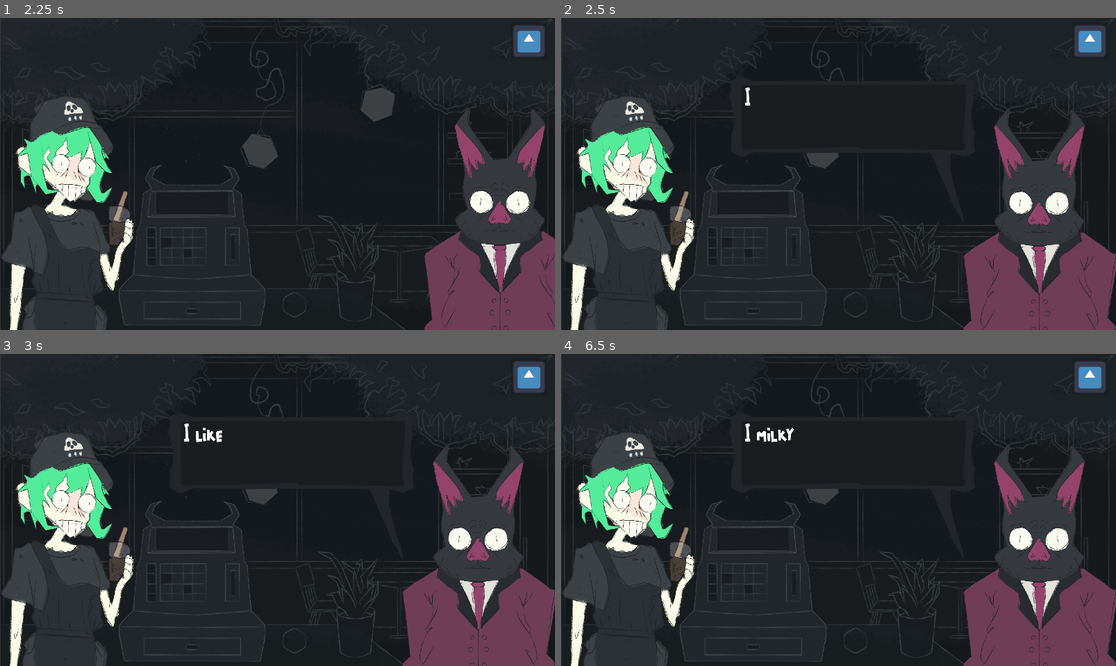
Above: before the commit, frames 1-4 (two rows, left to right).
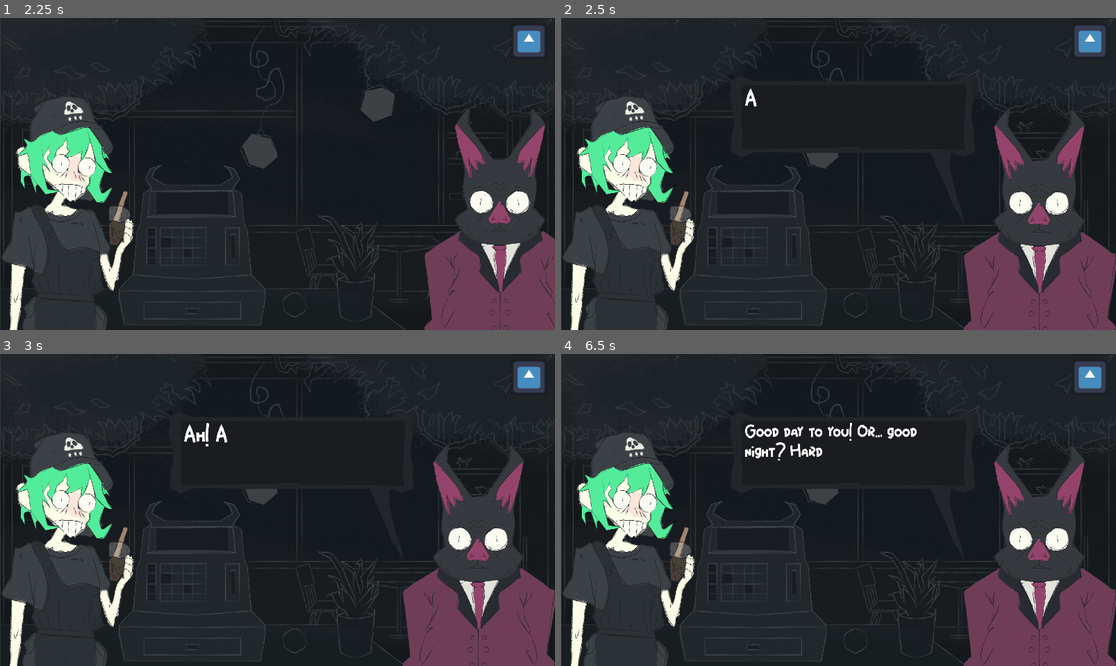
Above: after the commit, the same moments.

Repository: Login1990/BobbleTeam
Game: Godot game, scene res://Screens/main_screen.tscn
Two runs of this game, one before a commit and one after it. Both use one fixed random seed, a clock stepped at 60 frames per second and the inputs below. The engine's default icon, where the game draws it, is replaced by a stand-in: a white triangle on a blue panel in a dark square. Sound files missing from this copy of the repository are replaced by a short silence.
Inputs (mouse positions are in pixels of both pictures, inside the frame that each line leads up to):
- Up to frame 1 (2.25 s): tap Enter at 0.5 s; move the mouse to (399, 158) at 0.52 s; click (399, 158) at 0.67 s; tap Space at 1.25 s; drag from (166, 189) to (371, 220) at 1.27 s; move the mouse to (527, 242) at 2.02 s; click (527, 242) at 2.17 s
- Up to frame 2 (2.5 s): no input
- Up to frame 3 (3 s): drag from (249, 572) to (471, 572) at 2.77 s
- Up to frame 4 (6.5 s): move the mouse to (1005, 556) at 3.52 s; click (1005, 556) at 3.67 s; drag from (672, 463) to (755, 432) at 4.27 s; move the mouse to (866, 510) at 5.02 s; click (866, 510) at 5.17 s; drag from (755, 432) to (932, 556) at 5.77 s

Frame 1 is identical in both runs. In frame 2, less than 0.1% of the frame differs, in the area x 33-36%, y 22-29%; in frame 3, 0.2%; in frame 4, 0.9%, in the area x 33-65%, y 22-35%.

Commit message:
Update talk_bubble.gd

Diff:
--- a/Client/talk_bubble.gd
+++ b/Client/talk_bubble.gd
@@ -14,9 +14,10 @@
 }
 var phrases = {
 	0: {
-		"ORDER": ["[font_size=90]I like penis[/font_size]","[font_size=90]I milky[/font_size]"],
-		"WRONG": ["[font_size=90]YOU KIDDING[/font_size]"],
-		"CORRECT": ["[font_size=90]OH MY[/font_size]"]
+		"ORDER": ["[font_size=90]Ah! A human! How refreshing.[/font_size]", "[font_size=70]Good day to you! Or… good night? Hard to say in here, isn’t it?[/font_size]",
+		"[font_size=70]I’ll have your... hmm 'Boba Tea'. But, you know, no blood—fruit flavors only.[/font_size]"],
+		"WRONG": ["[font_size=70]YOU KIDDING! I AM BLOOD INTOLERANCE![/font_size]"],
+		"CORRECT": ["[font_size=60]IT IS THE BEST DRINK I HAD IN 300 YEARS! THANK YOU![/font_size]"]
 	},
 	1: {
 		"ORDER": ["[font_size=90]I like penis[/font_size]","I milky[/font_size]"],
@@ -60,6 +61,7 @@
 
 	text_index += 1
 	if text_index == phrases[char_index][speak_phase].size():
+
 		text_index = 0
 	tween.finished.connect(_on_tween_finished)
 
